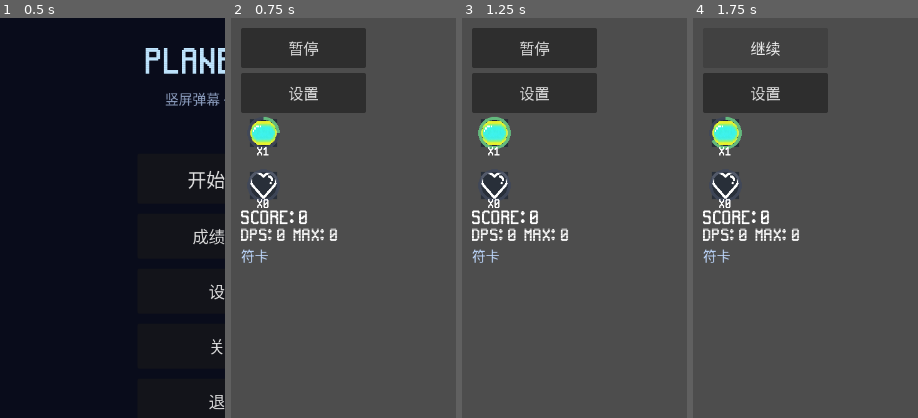
Above: before the commit, frames 1-4 (left to right).
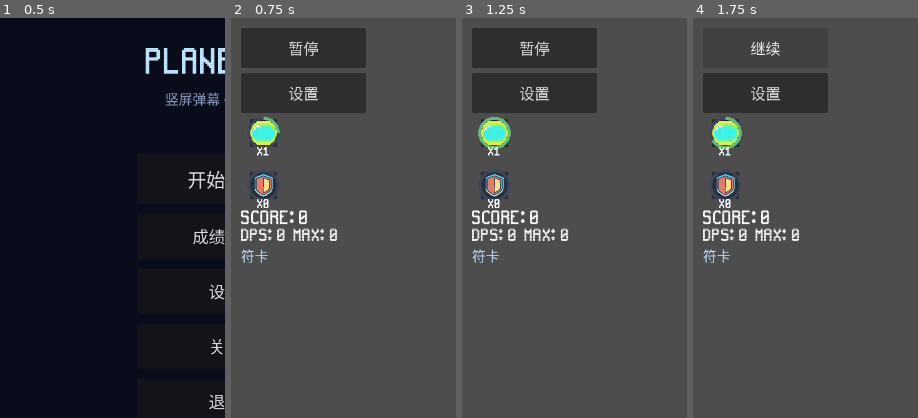
Above: after the commit, the same moments.

Repository: qingzhixing/plane-war
Game: Godot game, scene res://scenes/MainMenu.tscn
The game is run twice, just before and just after one commit, with the same random seed, the same clock (stepped at 60 frames per second) and the same inputs. Sound files missing from this copy of the repository are replaced by a short silence.
Inputs:
- Up to frame 1 (0.5 s): no input
- Up to frame 2 (0.75 s): click "开始游戏" at 0.5 s
- Up to frame 3 (1.25 s): no input
- Up to frame 4 (1.75 s): click "暂停" at 1.25 s
The pictures show only the part of the screen within x 0-50%, y 0-50%; the shares and areas given below are measured in that part.

Frame 1 is identical in both runs. In frame 2, 0.5% of the frame differs, in the area x 8-21%, y 38-46%; in frame 3, 0.5%; in frame 4, 0.5%.

Commit message:
🎨 UI: 护盾槽改用 Shield.svg 图标，移除 Heart.png 使用
Made-with: Cursor

Diff:
--- a/scripts/hud.gd
+++ b/scripts/hud.gd
@@ -413,7 +413,7 @@
 	root.add_child(_left_slots_vbox)
 	var SlotScript: GDScript = preload("res://scripts/ui/side_weapon_cd_slot.gd") as GDScript
 	var tex_gun: Texture2D = preload("res://assets/sprites/bullets/bullet_player_basic.png") as Texture2D
-	var tex_shield: Texture2D = preload("res://assets/ui/Heart.png") as Texture2D
+	var tex_shield: Texture2D = preload("res://assets/ui/Shield.svg") as Texture2D
 	_main_gun_slot = SlotScript.new()
 	_main_gun_slot.set_icon_texture(tex_gun)
 	_left_slots_vbox.add_child(_main_gun_slot)
Not shown, changed: docs/gdd/sections/08_ui_ux.md
